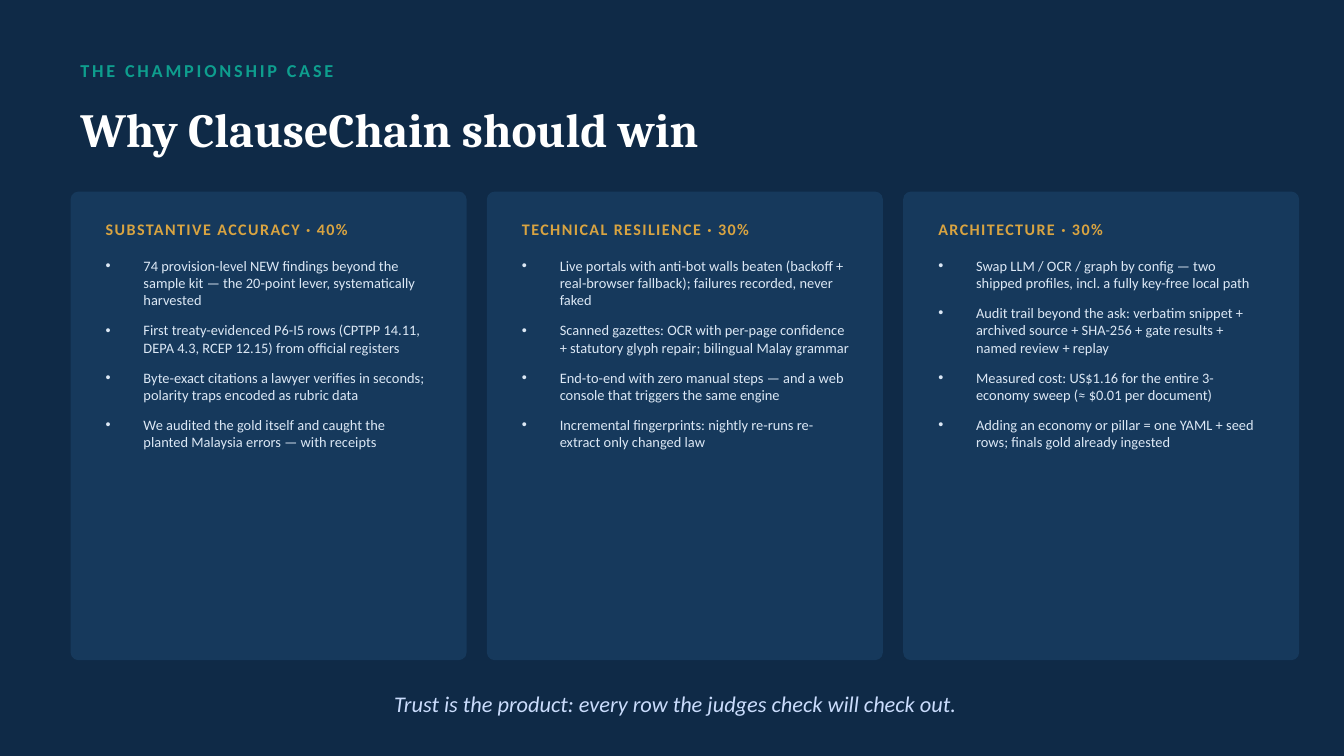
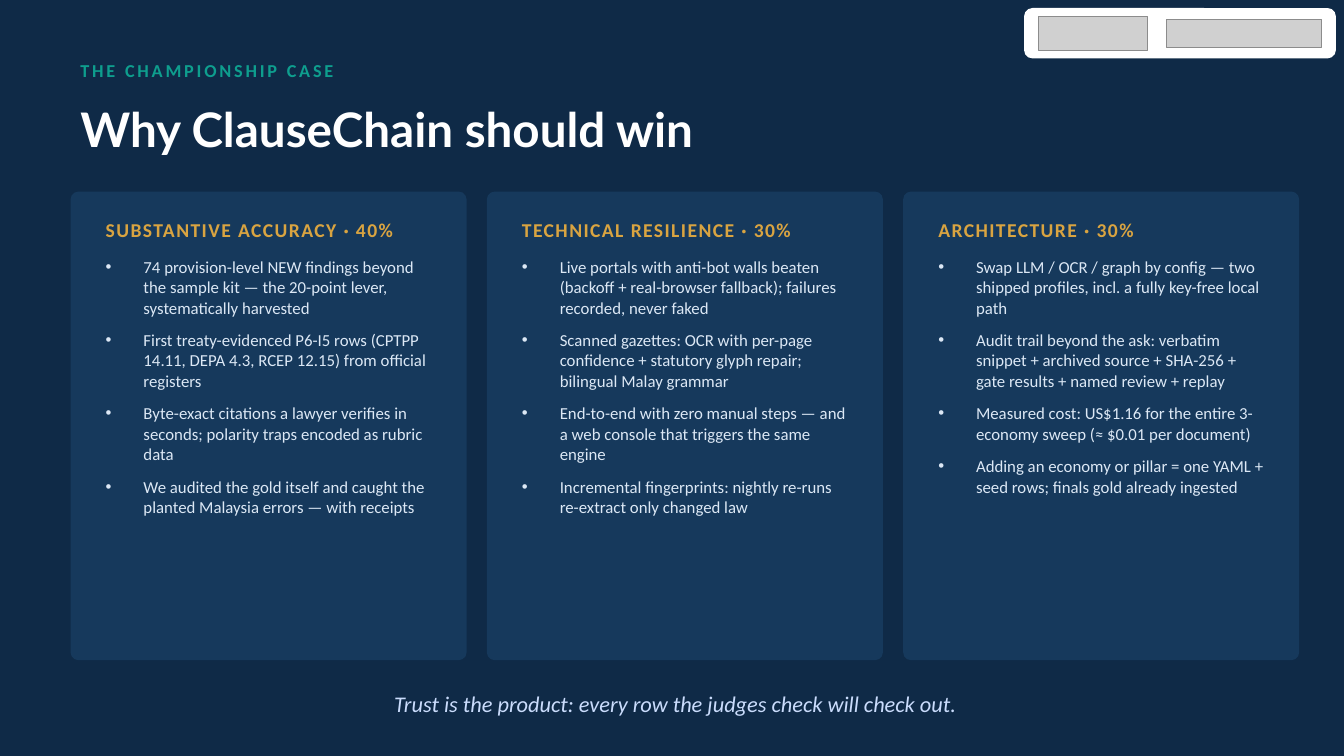
Before and after one commit to nafew0/ClauseChain, a slide deck: slide 28 of ClauseChain_Pitch_Deck.pptx (slide 16 before the commit). Drawn at 1344x756 pixels with LibreOffice and Linux fonts; fonts in the diff are those of the drawing; grey boxes stand for pictures; background and template pictures are left out. Boxes give left, top, right and bottom in pixels: in the first picture for what was removed or moved away, otherwise in the second. Text is boxed around its words. In the diff, an @@ line names an element or a change of style, - is before the commit and + after.

```diff
--- a/ClauseChain_Pitch_Deck.pptx
+++ b/ClauseChain_Pitch_Deck.pptx
@@ rounded rectangle added at (1024, 8, 1336, 58), fill #FFFFFF @@
@@ picture added at (1038, 16, 1148, 50) @@
@@ picture added at (1167, 19, 1323, 47) @@
@@ text "Why ClauseChain should win" at (80, 111, 693, 155): font Cambria to Lato @@
@@ size 11.5 to 14 pt in 3 elements at (106, 223, 393, 237), (522, 223, 791, 237), (938, 223, 1134, 237) @@
@@ size 10.3 to 12 pt in 3 elements at (143, 261, 426, 516), (560, 261, 846, 516), (976, 261, 1260, 496) @@
```
Also in this commit, not shown: 14 other slides changed, 14 slides added, 2 slides removed.
